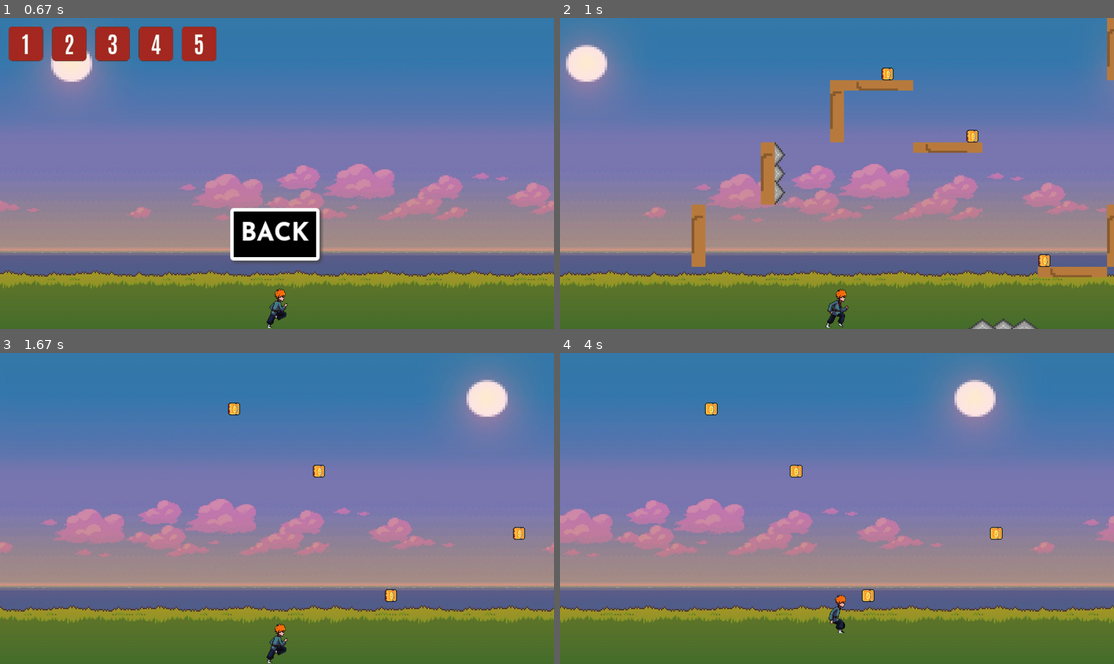
Above: before the commit, frames 1-4 (two rows, left to right).
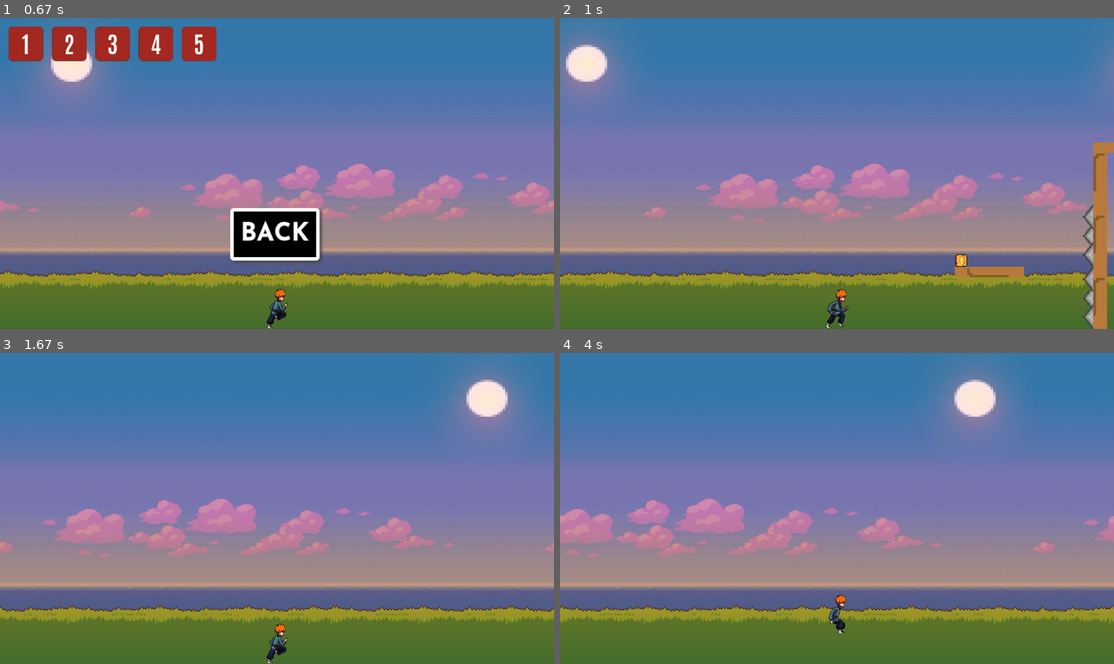
Above: after the commit, the same moments.

Repository: tluulw/pygame
Game: pygame game, started from main.py
Two runs of this game, one before a commit and one after it. Both use one fixed random seed, a clock stepped at 60 frames per second and the inputs below.
Inputs (mouse positions are in pixels of both pictures, inside the frame that each line leads up to):
- Up to frame 1 (0.67 s): click (277, 157) at 0.38 s
- Up to frame 2 (1 s): click (587, 42) at 0.72 s
- Up to frame 3 (1.67 s): tap Esc at 1 s; click (277, 405) at 1.38 s
- Up to frame 4 (4 s): tap Space at 1.67, 2.07, 2.37, 2.57, 2.87, 3.07, 3.37, 3.63, 3.97 s

Frame 1 is identical in both runs. In frame 2, 6.4% of the frame differs, in the area x 23-100%, y 0-100%; in frame 3, 0.3%; in frame 4, 0.4%.

Commit message:
demo coins

Diff:
--- a/coins.py
+++ b/coins.py
@@ -15,8 +15,13 @@
                                 self.image.get_height())
 
         self.animation_cnt = 1
+        self.coin_collected_sound = pygame.mixer.Sound("data/coin_collected.mp3")
+        self.coin_collected_sound.set_volume(0.2)
 
-    def update(self, per):
+    def update(self, per, obs):
+        for o in obs:
+            if self.rect.colliderect(o.rect):
+                self.kill()
         self.animation_cnt %= 9
         self.animation_cnt += 1
         self.image = pygame.image.load(f'data/coins/coin{self.animation_cnt}.png')
@@ -31,4 +36,6 @@
                                     self.pos[1] - self.image.get_height(), self.image.get_width(),
                                     self.image.get_height())
         if per.rect.colliderect(self.rect):
+            per.coins_collected += 1
+            self.coin_collected_sound.play()
             self.kill()
--- a/data/levels/level1.txt
+++ b/data/levels/level1.txt
@@ -1,5 +1,5 @@
-..........................................|
-......................|_..................
-.................|*........._...................|
-............|.............................|_....
-...................p............*...._....
+.........................................................
+...............................................*.........
+.........................................|_...._...._....
+........................................*|...............
+..............................._........*|...............
--- a/main.py
+++ b/main.py
@@ -59,22 +59,24 @@
                             Spike(cnt, i.find(x), False, 0, True, obstacles)
                         i = i.replace(x, '.', 1)
                 cnt += 1
-        return Person(0)
-
-
-    per = level_creator('data/levels/level.txt')
+        return level_name
+
+
+    per = Person(0)
 
     game_menu = True
     menu_tab = "main"
     block_hotkey = 0
     change_tab = 1
     btn_tab = 0
+    level = ''
 
     floor = pygame.Rect(0, 895, 1600, 5)
 
     running = True
 
     while running:
+        print(per.screen_x)
         if per.rect.colliderect(floor):
             per.floor_rect = floor
             per.on_the_floor = True
@@ -93,8 +95,8 @@
         walls.update(per)
         floors.update(per)
         obstacles.update(per)
-        coins.update(per)
-        per.is_collide(walls, floors, obstacles, floor)
+        coins.update(per, obstacles)
+        per.is_collide(walls, floors, obstacles, coins, floor)
         floors.draw(screen)
         walls.draw(screen)
         obstacles.draw(screen)
@@ -110,12 +112,14 @@
         if per.is_run:
             per.if_is_run()
 
-        if not (any((walls, obstacles, floors))):
+        if not (any((walls, obstacles, floors, coins))):
+            print(level)
+            print(per.coins_collected)
             game_menu = True
             block_hotkey = 0
             change_tab = 1
             btn_tab = 0
-            level_creator('data/levels/level.txt')
+            level = level_creator('data/levels/level.txt')
 
         if game_menu:
             menu = Menu(size, screen)
@@ -143,27 +147,27 @@
                 change_tab = 3
 
             if btn_tab == 'lvl1_btn':
-                level_creator('data/levels/level1.txt')
+                level = level_creator('data/levels/level1.txt')
                 menu_tab = "main"
                 game_menu = False
                 block_hotkey = 1
             if btn_tab == 'lvl2_btn':
-                level_creator('data/levels/level2.txt')
+                level = level_creator('data/levels/level2.txt')
                 menu_tab = "main"
                 game_menu = False
                 block_hotkey = 1
             if btn_tab == 'lvl3_btn':
-                level_creator('data/levels/level3.txt')
+                level = level_creator('data/levels/level3.txt')
                 menu_tab = "main"
                 game_menu = False
                 block_hotkey = 1
             if btn_tab == 'lvl4_btn':
-                level_creator('data/levels/level4.txt')
+                level = level_creator('data/levels/level4.txt')
                 menu_tab = "main"
                 game_menu = False
                 block_hotkey = 1
             if btn_tab == 'lvl5_btn':
-                level_creator('data/levels/level5.txt')
+                level = level_creator('data/levels/level5.txt')
                 menu_tab = "main"
                 game_menu = False
                 block_hotkey = 1
@@ -180,6 +184,8 @@
                     for sprite in floors:
                         sprite.kill()
                     for sprite in obstacles:
+                        sprite.kill()
+                    for sprite in coins:
                         sprite.kill()
                 elif event.key == pygame.K_SPACE:
                     per.b_d = True
--- a/persona.py
+++ b/persona.py
@@ -28,6 +28,8 @@
 
         self.on_the_floor = False
         self.floor_rect = pygame.Rect(0, 0, 0, 0)
+
+        self.coins_collected = 0
 
         self.default_image()
 
@@ -179,7 +181,7 @@
             self.floor_rect = other
             self.on_the_floor = True
 
-    def is_collide(self, walls, floors, obstacles, floor):
+    def is_collide(self, walls, floors, obstacles, coins, floor):
         if not pygame.sprite.spritecollideany(self, walls):
             self.on_the_wall = False
         if not pygame.sprite.spritecollideany(self, floors):
@@ -208,3 +210,5 @@
                     sprite.kill()
                 for sprite in obstacles:
                     sprite.kill()
+                for sprite in coins:
+                    sprite.kill()
Renamed: game_data -> game_data.db
Not shown, added: data/coin_collected.mp3
